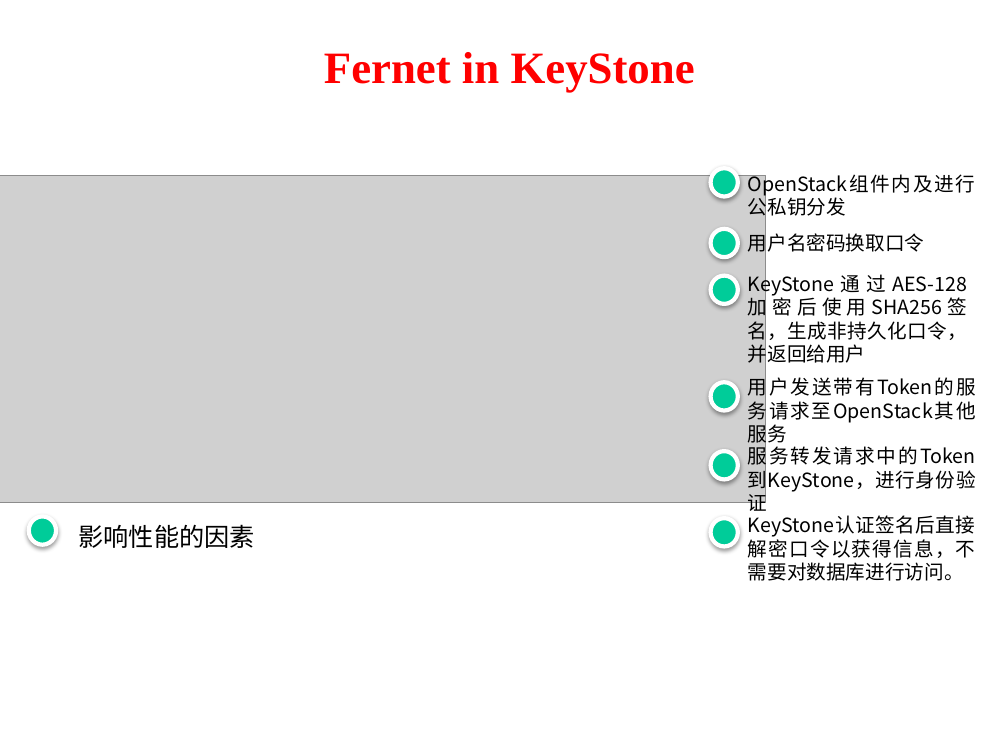
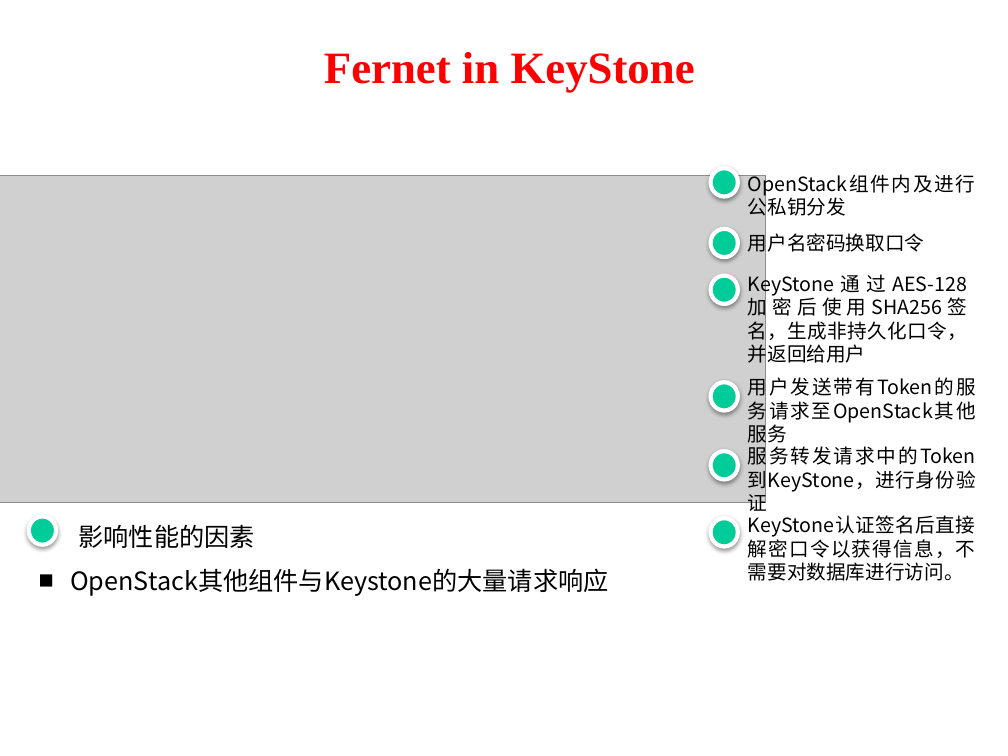
Before and after one commit to kebreathing/E-Learning, a slide deck: slide 8 of 组会/keystone-Token与Fernet.pptx (slide 9 before the commit). Drawn at 1008x756 pixels with LibreOffice and Linux fonts; fonts in the diff are those of the drawing; grey boxes stand for pictures; background and template pictures are left out. Boxes give left, top, right and bottom in pixels: in the first picture for what was removed or moved away, otherwise in the second. Text is boxed around its words. In the diff, an @@ line names an element or a change of style, - is before the commit and + after.

```diff
--- a/组会/keystone-Token与Fernet.pptx
+++ b/组会/keystone-Token与Fernet.pptx
@@ text added at box(70, 568, 608, 596), 18 pt, text #000000 @@
+■ OpenStack其他组件与Keystone的大量请求响应
```
Also in this commit, not shown: 12 other slides changed, 1 slide removed, 2 other files.
